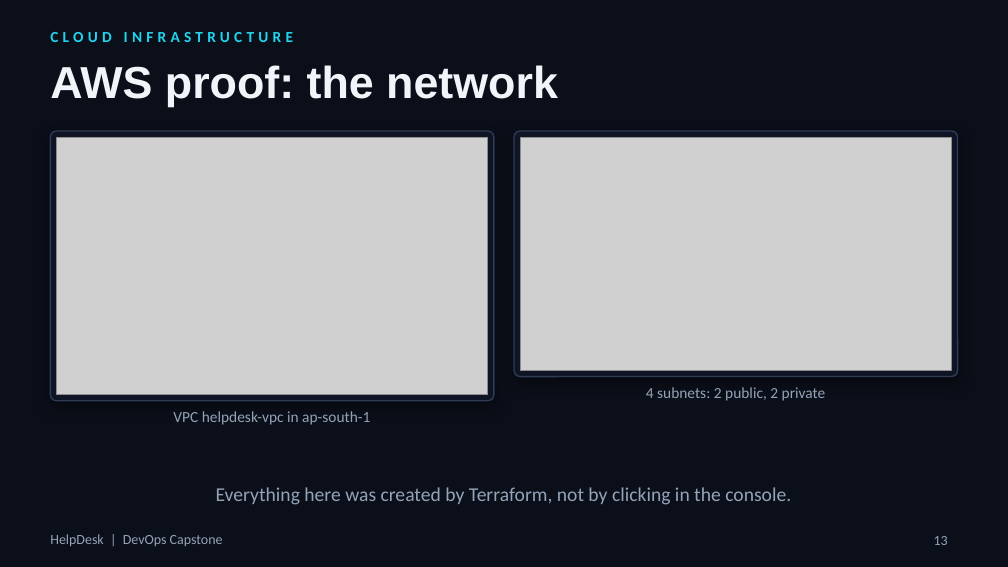
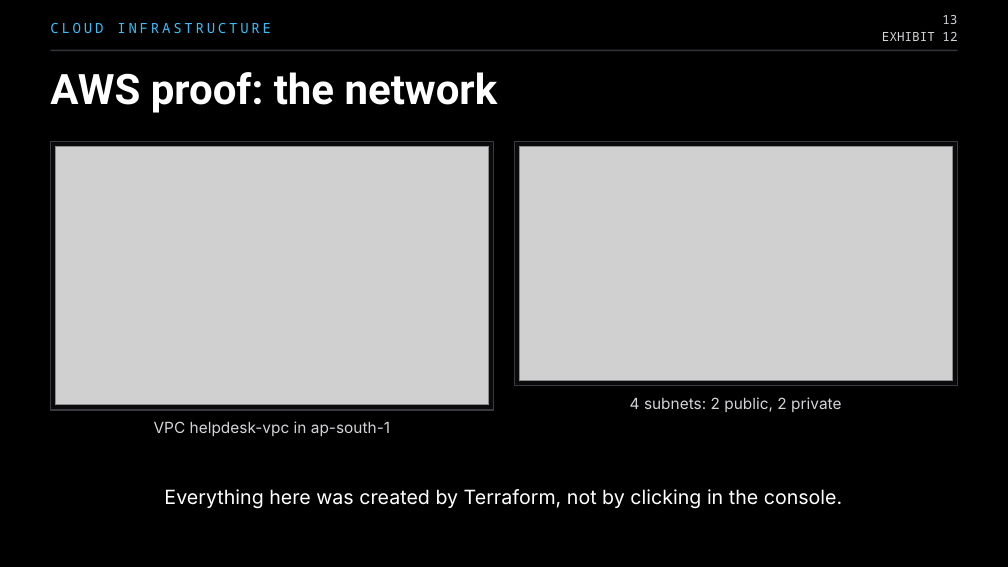
Before and after one commit to parthtaneja0001/helpdesk-devops-capstone, a slide deck: slide 13 of docs/HelpDesk-DevOps-Capstone.pptx. Drawn at 1008x567 pixels with LibreOffice and Linux fonts; fonts in the diff are those of the drawing; grey boxes stand for pictures; background and template pictures are left out. Boxes give left, top, right and bottom in pixels: in the first picture for what was removed or moved away, otherwise in the second. Text is boxed around its words. In the diff, an @@ line names an element or a change of style, - is before the commit and + after.

Commit message:
docs: restyle presentation in a black Swapline-style theme with Space Grotesk, Inter and JetBrains Mono

```diff
--- a/docs/HelpDesk-DevOps-Capstone.pptx
+++ b/docs/HelpDesk-DevOps-Capstone.pptx
@@ background picture (left out) to #000000 @@
@@ text "CLOUD INFRASTRUCTURE": place and size @@
-text "CLOUD INFRASTRUCTURE" at (50,32,293,42)
+text "CLOUD INFRASTRUCTURE" at (50,23,271,33)
@@ text "CLOUD INFRASTRUCTURE" at (50,23,271,33): size 11 to 10 pt, font Calibri to Noto Sans Mono, text colour #22D3EE to #38BDF8, letter spacing 3 to 2 pt, bold off @@
@@ text "13": place and size @@
-text "13" at (934,536,948,545)
+text "13" at (942,15,957,24)
@@ text "13" at (942,15,957,24): size 10 to 9 pt, font Calibri to Noto Sans Mono, text colour #94A3B8 to #D4D4D8; vertical alignment top to middle @@
@@ title "AWS proof: the network": place and size @@
-title "AWS proof: the network" at (50,65,558,107)
+title "AWS proof: the network" at (50,72,498,113)
@@ title "AWS proof: the network" at (50,72,498,113): size 32 to 30 pt, font Arial to Roboto, text colour #F1F5F9 to #FFFFFF @@
@@ line added from (50, 50) to (958, 50), #34343A 1 pt @@
@@ text added at (882,32,957,41), 9 pt, text #D4D4D8 @@
+EXHIBIT 12
@@ rounded rectangle removed at (50,131,494,401) @@
@@ rectangle added at (50,141,494,410), fill #0A0A0C, outline #3A3A42 0.75 pt @@
@@ rounded rectangle removed at (514,131,958,377) @@
@@ rectangle added at (514,141,958,386), fill #0A0A0C, outline #3A3A42 0.75 pt @@
@@ text "VPC helpdesk-vpc in ap-south-1" at (154,421,390,436): font Calibri to Inter, text colour #94A3B8 to #D4D4D8 @@
@@ 2 pictures, 2 texts: place and size @@
-2 pictures, 2 texts at (56,137,952,425)
+2 pictures, 2 texts at (55,146,953,436)
@@ text "4 subnets: 2 public, 2 ..." at (630,397,841,412): font Calibri to Inter, text colour #94A3B8 to #D4D4D8 @@
@@ text "Everything here was created by ..." at (164,489,842,509): font Calibri to Inter, text colour #94A3B8 to #FFFFFF @@
@@ text removed at (50,534,223,546) @@
-HelpDesk | DevOps Capstone
```
Also in this commit, not shown: 23 other slides changed, 1 other file.
